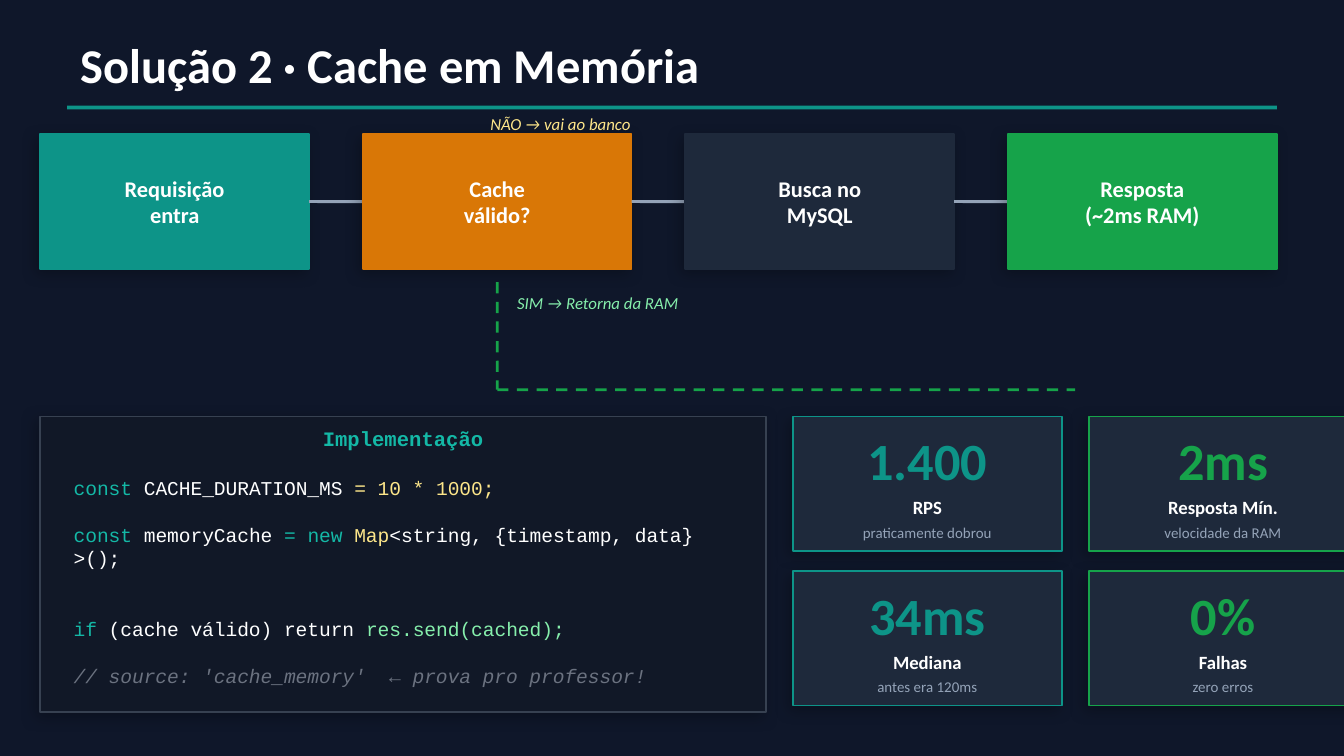
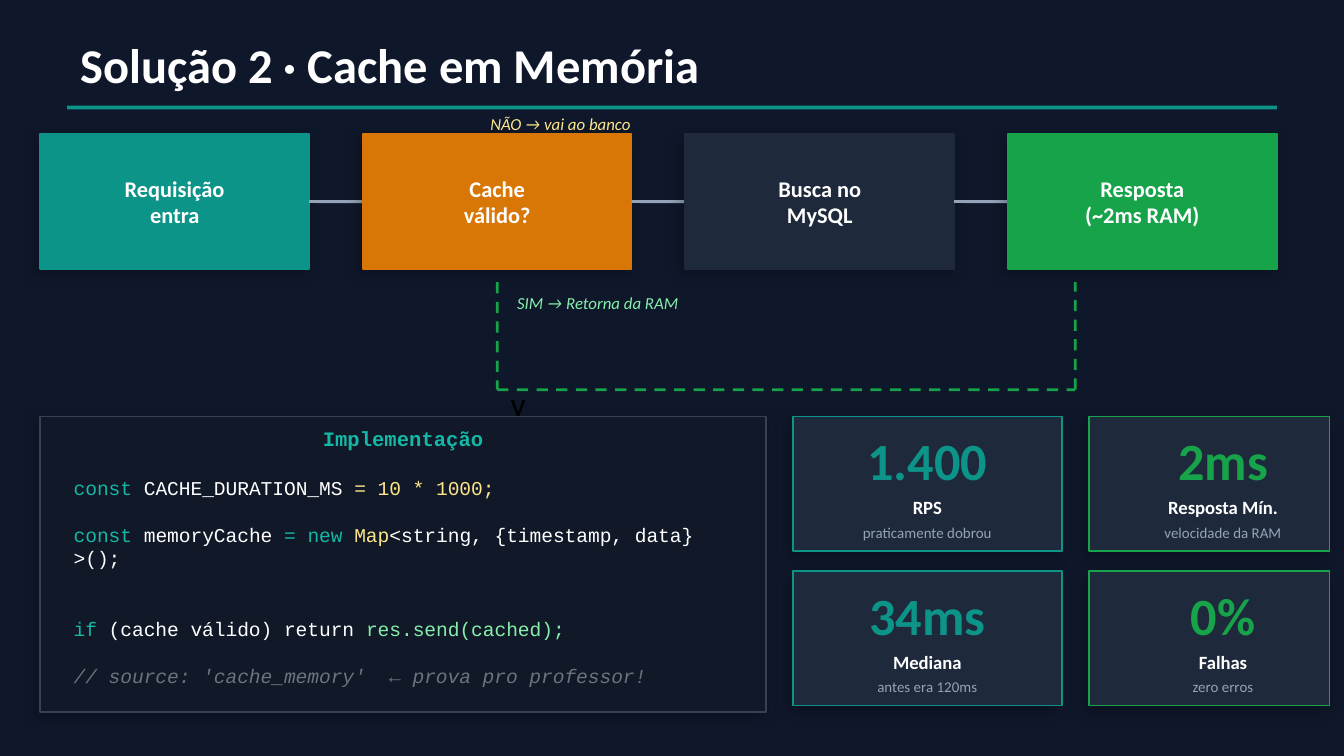
Before and after one commit to Gabrielz11/pokemon-test-project, a slide deck: slide 5 of slide/PROJETO PERFORMANCE.pptx. Drawn at 1344x756 pixels with LibreOffice and Linux fonts; fonts in the diff are those of the drawing. Boxes give left, top, right and bottom in pixels: in the first picture for what was removed or moved away, otherwise in the second. Text is boxed around its words. In the diff, an @@ line names an element or a change of style, - is before the commit and + after.

```diff
--- a/slide/PROJETO PERFORMANCE.pptx
+++ b/slide/PROJETO PERFORMANCE.pptx
@@ line added from (1075, 390) to (1075, 282), #16A34A 1.5 pt dashed @@
@@ rectangle: place and size @@
-rectangle at [1089, 417, 1344, 551]
+rectangle at [1089, 417, 1329, 551]
@@ rectangle: place and size @@
-rectangle at [1089, 571, 1344, 706]
+rectangle at [1089, 571, 1329, 706]
```
Also in this commit, not shown: 1 other slide changed.
